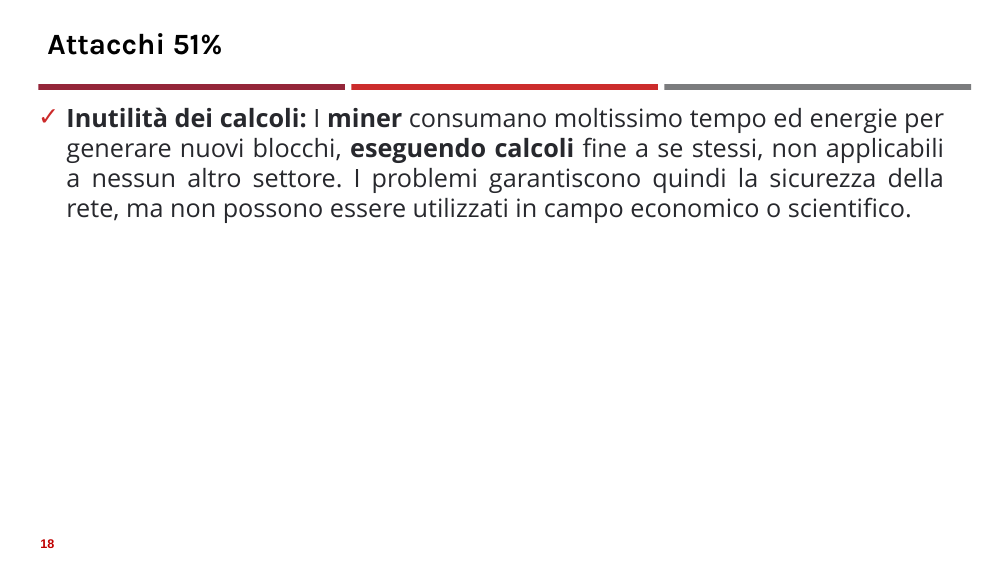
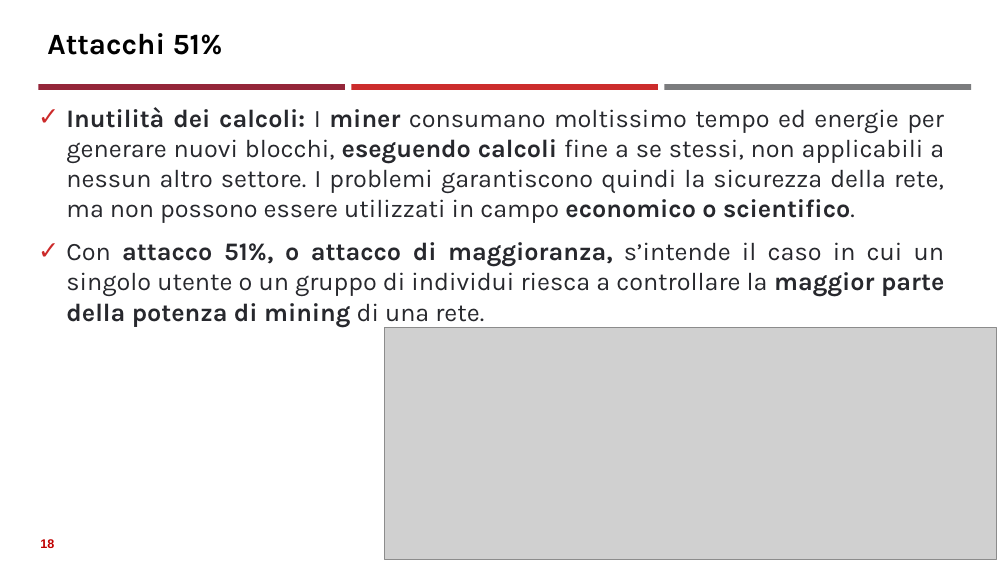
Before and after one commit to neural1977/data_science_interview_material, a slide deck: slide 18 of Assicurazioni/Algoritmi di consenso distribuito_ita.pptx. Drawn at 1008x567 pixels with LibreOffice and Linux fonts; fonts in the diff are those of the drawing; grey boxes stand for pictures. Boxes give left, top, right and bottom in pixels: in the first picture for what was removed or moved away, otherwise in the second. Text is boxed around its words. In the diff, an @@ line names an element or a change of style, - is before the commit and + after.

```diff
--- a/Assicurazioni/Algoritmi di consenso distribuito_ita.pptx
+++ b/Assicurazioni/Algoritmi di consenso distribuito_ita.pptx
@@ text at <box>66,107,944,223</box>: font Open Sans to Karla in "Inutilità dei calcoli: I miner consumano moltissimo ..."; bold on in "economico o scientifico." @@
@@ text at <box>66,242,944,327</box>: paragraph added @@
+✓ Con attacco 51%, o attacco di maggioranza, s’intende il caso in cui un singolo utente o un gruppo di individui riesca a controllare la maggior parte della potenza di mining di una rete.
@@ picture added at <box>385,327,997,559</box> @@
```
Also in this commit, not shown: 13 other slides changed, 5 slides added, 1 slide removed, 26 other files.
